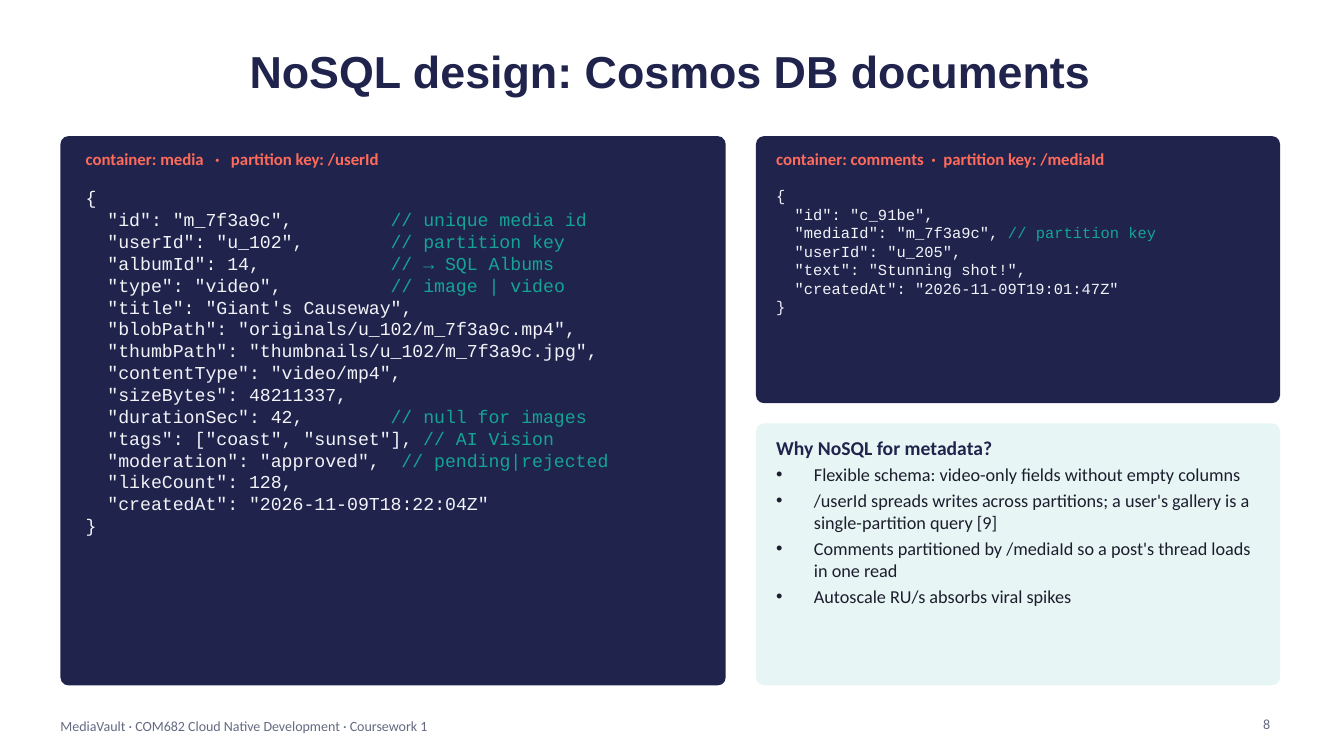
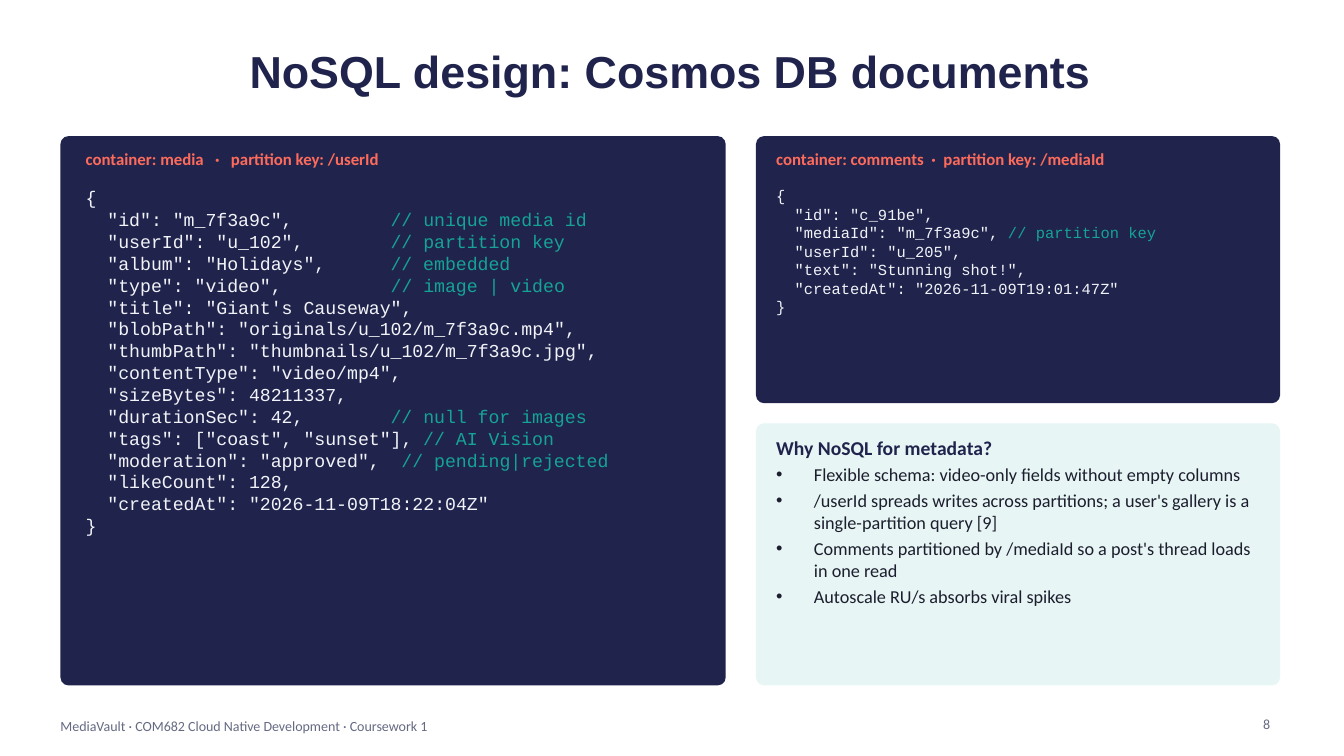
Before and after one commit to shahedlxix/Claude, a slide deck: slide 8 of coursework1/MediaVault_COM682_CW1.pptx. Drawn at 1344x756 pixels with LibreOffice and Linux fonts; fonts in the diff are those of the drawing. Boxes give left, top, right and bottom in pixels: in the first picture for what was removed or moved away, otherwise in the second. Text is boxed around its words. In the diff, an @@ line names an element or a change of style, - is before the commit and + after.

```diff
--- a/coursework1/MediaVault_COM682_CW1.pptx
+++ b/coursework1/MediaVault_COM682_CW1.pptx
@@ text at <box>107,257,510,274</box>: text changed @@
-"albumId": 14, // → SQL Albums
+"album": "Holidays", // embedded
```
Also in this commit, not shown: 10 other slides changed, 1 slide added, 1 slide removed, 1 other file.
